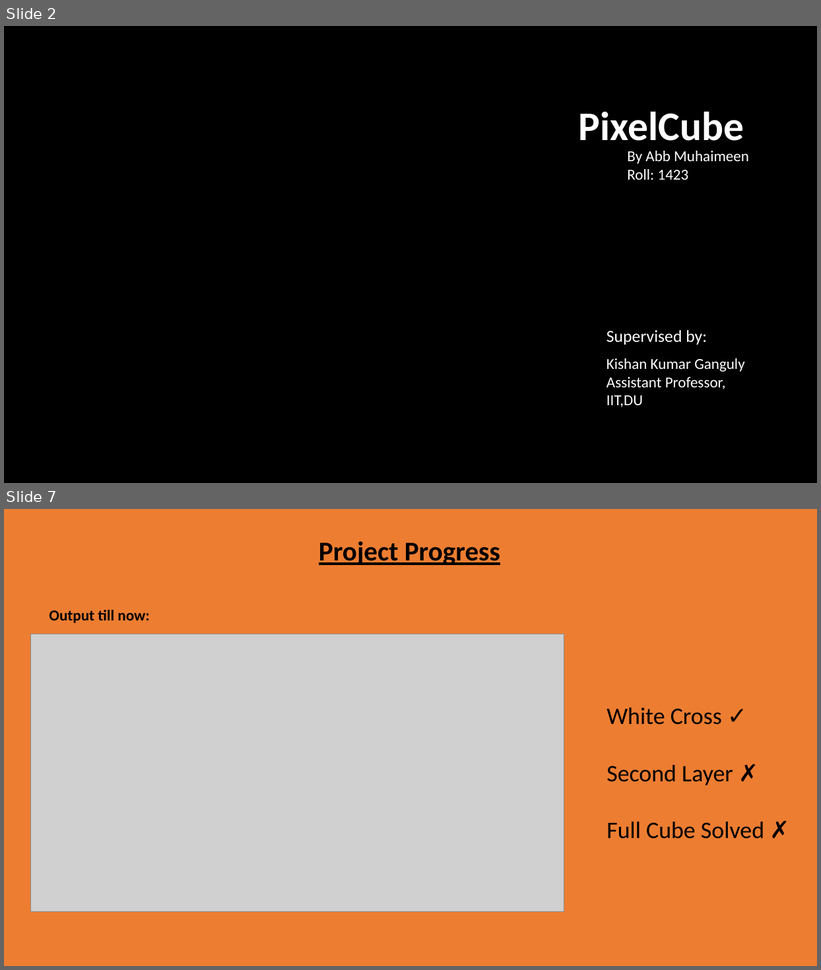
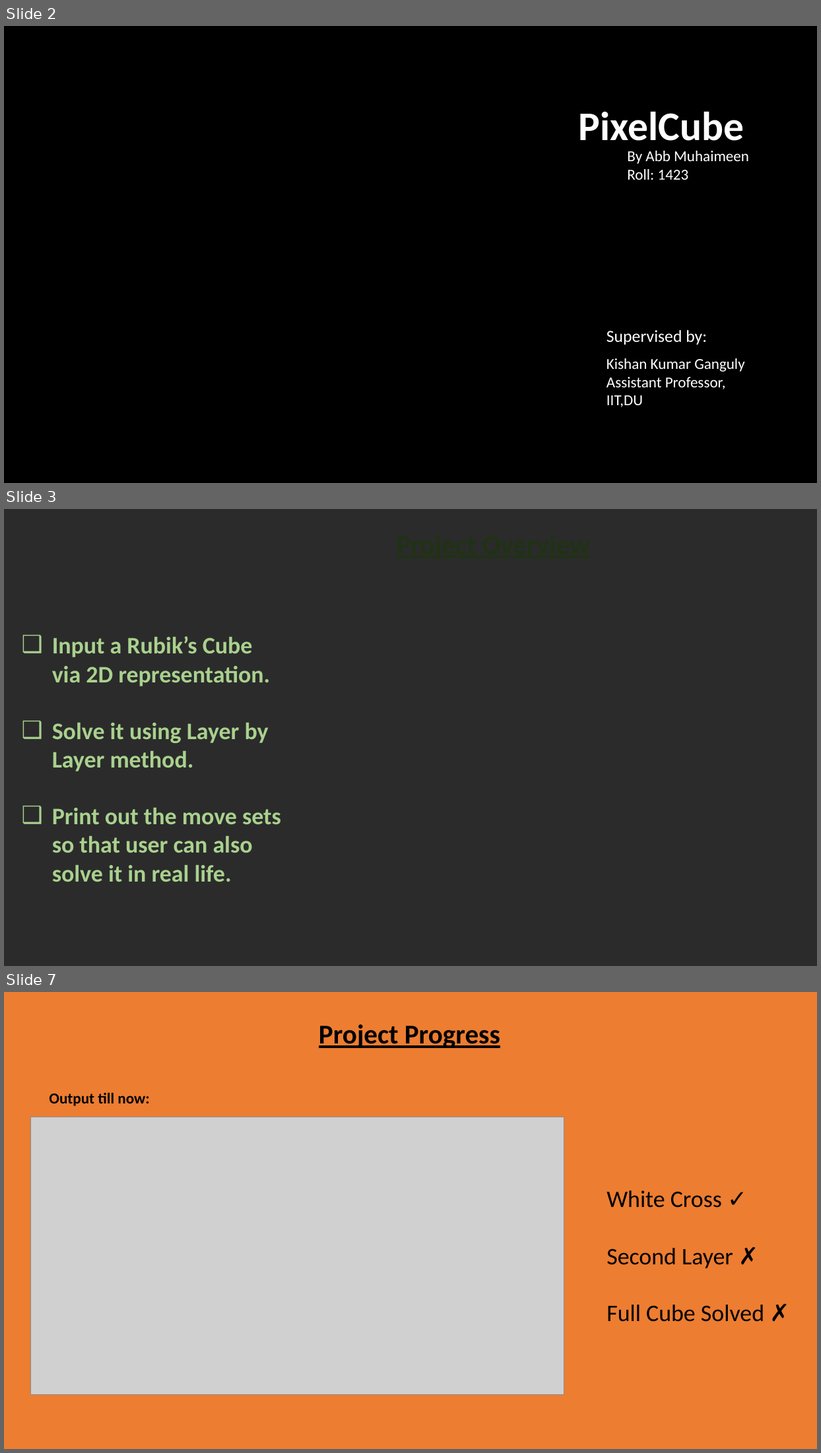
Before and after one commit to muhaimeen90/Spl-1, a slide deck: SPL-1(1423).pptx. Shown one above the other, each under a label of ours: slides 2 and 7 before the commit, slides 2, 3 and 7 after it; the slides between them are not shown. The pictures are 821x970 and 821x1453 pixels, drawn with LibreOffice and Linux fonts; fonts in the diff are those of the drawing; grey boxes stand for pictures; background and template pictures are left out; a plain dark background stands for a picture behind light text. Boxes give left, top, right and bottom in pixels: in the first picture for what was removed or moved away, otherwise in the second. Text is boxed around its words. In the diff, an @@ line names an element or a change of style, - is before the commit and + after.

```diff
--- a/SPL-1(1423).pptx
+++ b/SPL-1(1423).pptx
@@ slide 3 added at [4, 509, 817, 966], background picture (left out) @@
@@ text added at [391, 524, 598, 562], 32 pt, text #203214, bold, underline @@
+Project Overview
@@ text added at [52, 636, 281, 883], 28 pt, text #A9D18E, bold @@
+❑ Input a Rubik’s Cube via 2D representation.
+❑ Solve it using Layer by Layer method.
+❑ Print out the move sets so that user can also solve it in real life.
```
Also in this commit, not shown: 2 slides changed, 2 other slides added, 2 slides removed.
